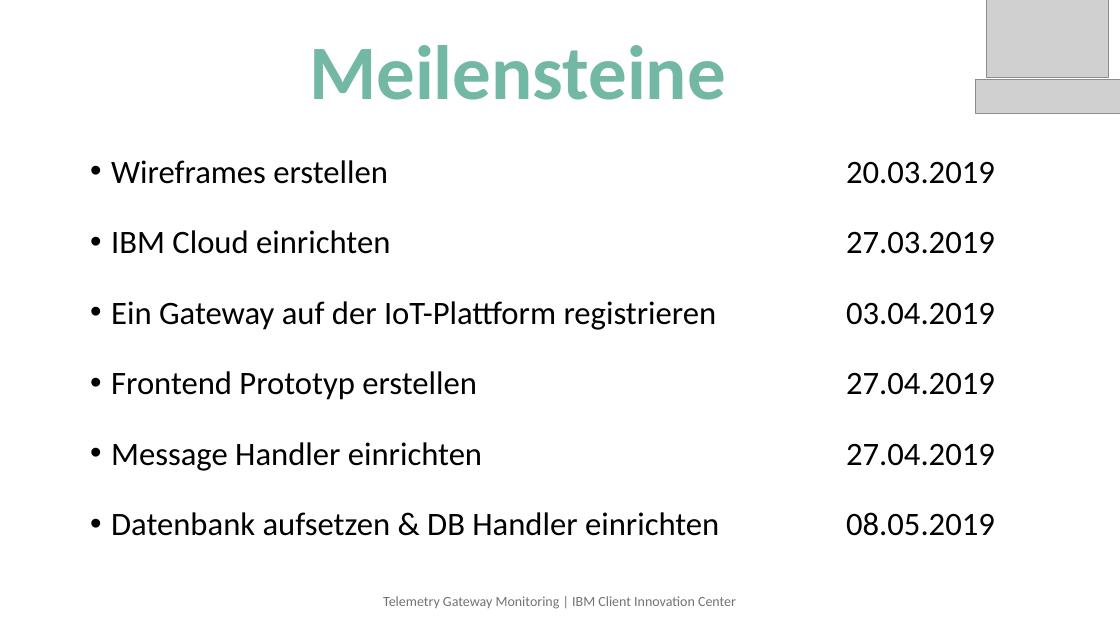
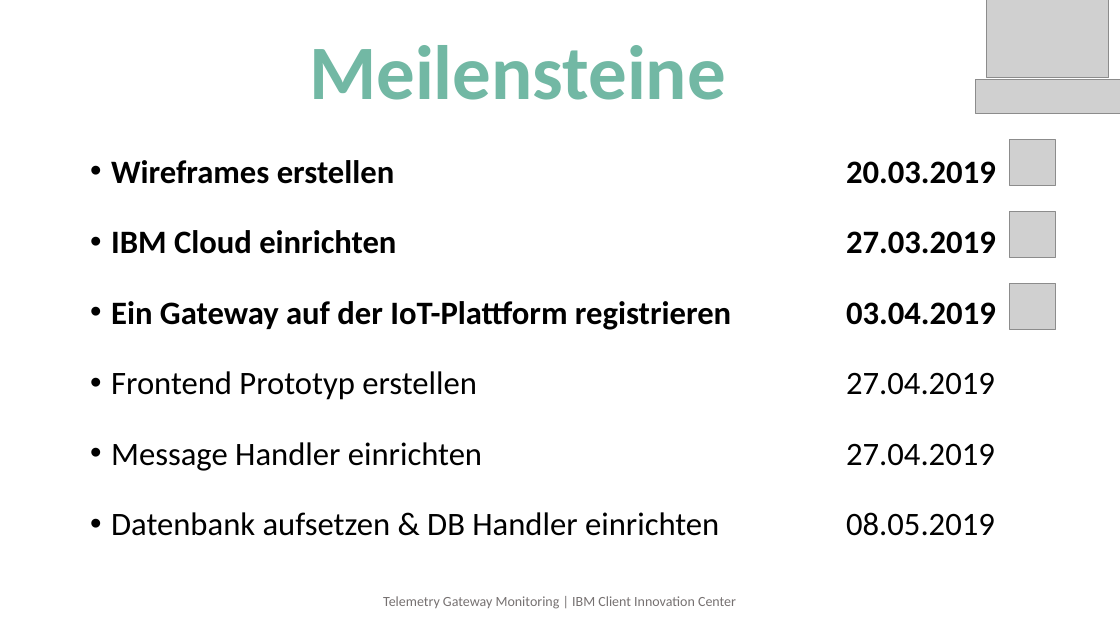
Before and after one commit to telemetry-gateway-monitoring/tgm-ibm, a slide deck: slide 10 of Telemetry Gateway Monitoring.pptx. Drawn at 1120x630 pixels with LibreOffice and Linux fonts; fonts in the diff are those of the drawing; grey boxes stand for pictures. Boxes give left, top, right and bottom in pixels: in the first picture for what was removed or moved away, otherwise in the second. Text is boxed around its words. In the diff, an @@ line names an element or a change of style, - is before the commit and + after.

Commit message:
Updated Powerpoint

```diff
--- a/Telemetry Gateway Monitoring.pptx
+++ b/Telemetry Gateway Monitoring.pptx
@@ picture added at box(1009, 139, 1055, 186) @@
@@ text at box(111, 160, 996, 330): bold on in "Wireframes erstellen 20.03.2019", "IBM Cloud einrichten 27.03.2019", "Ein Gateway auf der IoT-Plattform registrieren 03.04.2019" @@
@@ picture added at box(1009, 211, 1055, 257) @@
@@ picture added at box(1009, 283, 1055, 329) @@
```
Also in this commit, not shown: 2 other slides changed, 1 slide added.
